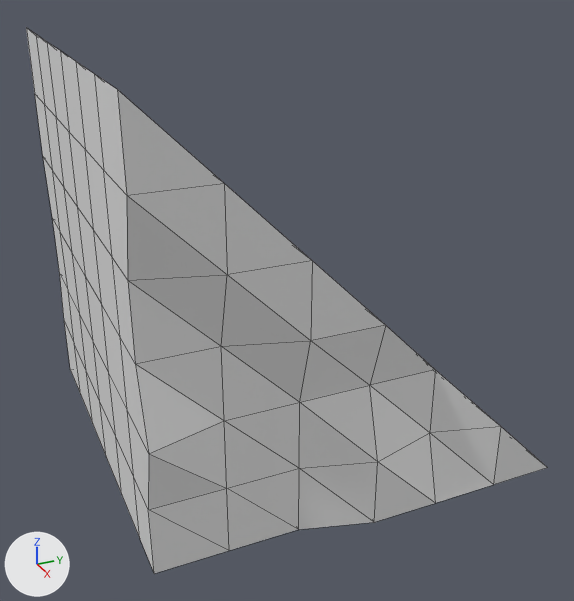
One commit to the FBX model Assets/Models/TileSets/Tileset 1/ramp4.001.fbx: the scene before it, then after it.
One viewpoint serves both versions: a camera (50 mm lens) standing at (1.732, -0.772, 0.711) and looking at (0.056, -0.018, -0.127). The axes (+X, +Y, +Z) are drawn at lower left. The lights are the same throughout. Mesh edges are drawn as thin lines. Where no turn or scale is listed for an object, it has been applied to the vertices.

Names of what the first picture shows: 'ramp4.001'.
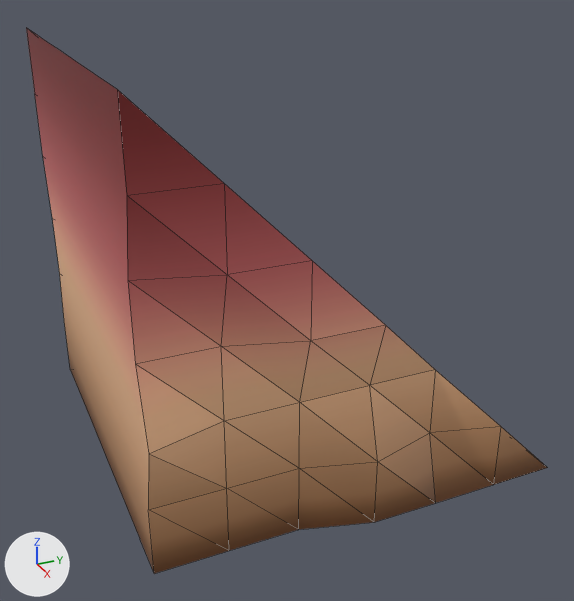
Changed parts and their boxes (x1, y1, x2, y2) in the pictures (574 x 601 px):
part 1 of me_cube_059, cut back
    both: (26, 28, 154, 572)
part 2 of me_cube_059, recoloured
    both: (118, 90, 548, 574)

Patch to the scene script:
```diff
--- a/Assets/Models/TileSets/Tileset 1/ramp4.001.fbx.py
+++ b/Assets/Models/TileSets/Tileset 1/ramp4.001.fbx.py
@@ img_badnorthtilesettexture_jpg @@
+img_badnorthtilesettexture_jpg = load_image('badNorthTileSetTexture.jpg', '../../../Textures/badNorthTileSetTexture.jpg', 128, 128, 'sRGB')
@@ mat_foundationtexture @@
+mat_foundationtexture = principled_material('foundationTexture')
+mat_foundationtexture.texture = img_badnorthtilesettexture_jpg
@@ me_cube_059 @@
 # used by ob_ramp4_001; location = (0.0, 0.0, 0.0)
-me_cube_059.from_pydata(...)  # 146 vertices, 180 faces; spans x -0.5..0.5, y -0.5..0.5, z -0.5..0.5
+me_cube_059.from_pydata(...)  # 71 vertices, 75 faces; spans x -0.5..0.5, y -0.5..0.5, z -0.5..0.5
+# me_cube_059 part 1
+# 75 vertices are removed from x -0.333..0.333, y -0.5..0.333, z -0.5..0.333
+# 108 faces are deleted
+# 3 new faces join them
+# me_cube_059 part 2: 72 faces spanning x -0.5..0.5, y -0.5..0.5, z -0.5..0.5 switch from no material to mat_foundationtexture (picture img_badnorthtilesettexture_jpg)
```
